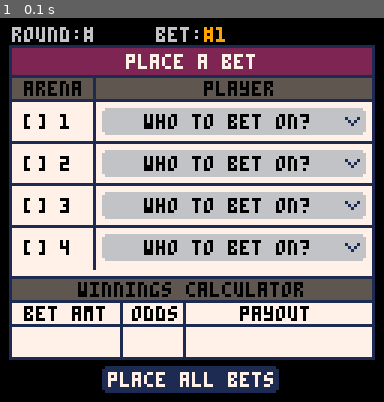
Above: before the commit, frame 1.
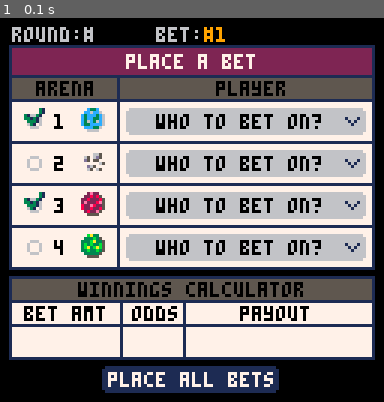
Above: after the commit, the same moment.

Repository: suspicious-smoke/club-bets-pico8
Game: PICO-8 cartridge club-bets.p8
Two runs of this game, one before a commit and one after it. Both use one fixed random seed, a clock stepped at 60 frames per second and the inputs below.
Inputs:
- Up to frame 1 (0.1 s): no input

The runs differ from the first frame. In frame 1, 9.7% of the frame differs, in the area x 2-98%, y 15-68%.

Commit message:
more ui work

Diff:
--- a/club-bets.p8
+++ b/club-bets.p8
@@ -109,23 +109,25 @@
 end
 
 function drw_betpage()
-	rrectfill(4,10,120,81,0,7)--ticket
-	rrect(3,9,122,83,0,1)--outline
-	rrectfill(4,10,120,9,0,2)--red area
 	print("round:#",4,3,6)
 	print("bet:\f9#1",52,3,6)
 
+	rrectfill(4,10,120,74,0,7)--ticket
+	rrect(3,9,122,75,0,1)--outline
+	rrectfill(4,10,120,9,0,2)--red area
 	print("place a bet",42,12,7)
 	rrectfill(4,20,120,8,0,5)--grey area
 	line(3,19,124,19,1)--hline
-	line(31,19,31,83,1)--vline
-	print("arena",8,21,0)
-	print("player",68,21,0)
+	line(39,19,39,83,1)--vline
+	print("arena",12,21,0)
+	print("player",72,21,0)
 	for i=1,4 do
 		line(3,13+i*14,124,13+i*14,1)
-		rrectfill(34,16+i*14,88,9,1,6)
-		print("[] "..i,8,18+i*14,0)
-		print("who to bet on?",48,18+i*14,0)
+		rrectfill(42,16+i*14,80,9,1,6)
+		spr(106+i%2,8,16+i*14)
+		print(i,18,18+i*14,0)
+		spr(101+i,27,16+i*14)--planet
+		print("who to bet on?",52,18+i*14,0)
 		spr(68,115,19+i*14)
 	end
 
@@ -556,14 +558,14 @@
 00000000000000000000000000f0550f000000000000000000e22e000ee222002112112112112200000181181871100000000000000000000000000000000000
 0000000000000000000000000005555000000000000000000ee22ee22ee000000112112112110000000888888871700000000000000000000000000000000000
 0000000000000000000000000005005000000000000000002ee00ee22e0000000505050505050000000050505050000000000000000000000000000000000000
-00000000000000000000000000000000000000000000000000000000000000000000000000000000000000000000000000000000000000000000000000000000
-00000000000000000000000000000000047047000000000000000000000000000000000000000000000000000000000000000000000000000000000000000000
-00000000028000000000000004444400040740700000000000000000000000000000000000000000000000000000000000000000000000000000000000000000
-00000000222800001555dd0084441140047040700000000000000000000000000000000000000000000000000000000000000000000000000000000000000000
-1cccdd005222222d855555d004444414040047000000000000000000000000000000000000000000000000000000000000000000000000000000000000000000
-8cccccd0222222001555555084444440084545440000000000000000000000000000000000000000000000000000000000000000000000000000000000000000
-1ccccccc5222222d0055550004444400044444400000000000000000000000000000000000000000000000000000000000000000000000000000000000000000
-00000000000000000000000000000000000000000000000000000000000000000000000000000000000000000000000000000000000000000000000000000000
+00000000000000000000000000000000000000000000000000c33c0000000000002e220000ba3300000000000000031000000000000000000000000000000000
+0000000000000000000000000000000004704700000000000cc6cc6000006650022828500333b350000000000000031000000000000000000000000000000000
+000000000280000000000000044444000407407000000000c3ccc3c606506d5022822285333ba335006660003166310000000000000000000000000000000000
+00000000222800001555dd00844411400470407000000000c3cc33c60d5055002e2228e53b3b33b5060006003313160000000000000000000000000000000000
+1cccdd005222222d855555d0044444140400470000000000c36c36c600000065822e82253ba3bab5060006000333160000000000000000000000000000000000
+8cccccd02222220015555550844444400845454400000000c33cccc600d650008228228533b33b35060006000631060000000000000000000000000000000000
+1ccccccc5222222d005555000444440004444440000000000ccc33600065065002822e5003333350006660000066600000000000000000000000000000000000
+00000000000000000000000000000000000000000000000000666600000000000055550000555500000000000000000000000000000000000000000000000000
 00000000000000000000000000000000000000000000000000000000000000000000000000000000000000000000000000000000000000000000000000000000
 00000000cc0000000000000000000000000000000000000000000000000000000000000000000000000000000000000000000000000000000000000000000000
 840000000ccccc700000000000000000000000000000000000000000000000000000000000000000000000000000000000000000000000000000000000000000
